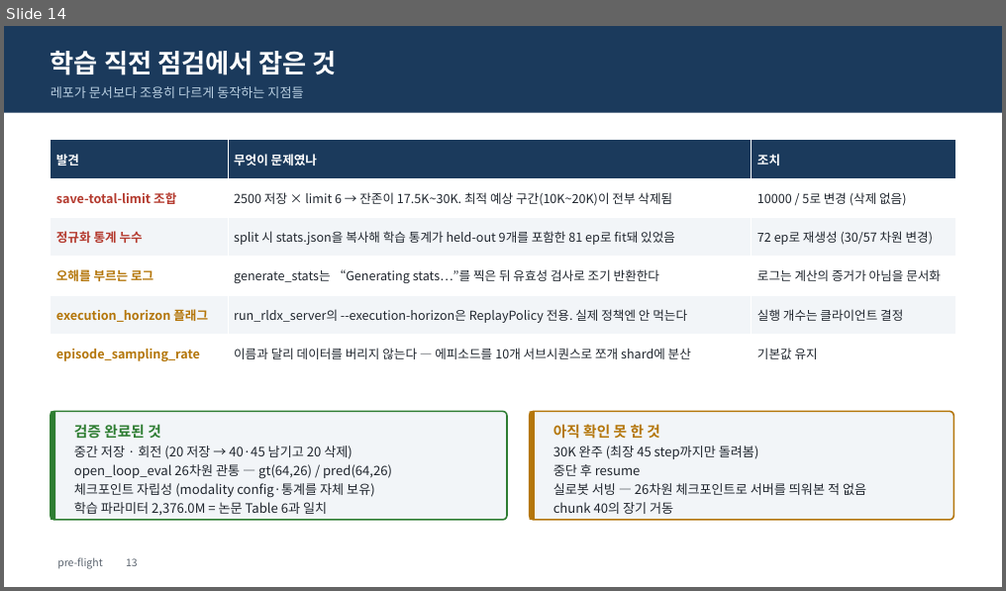
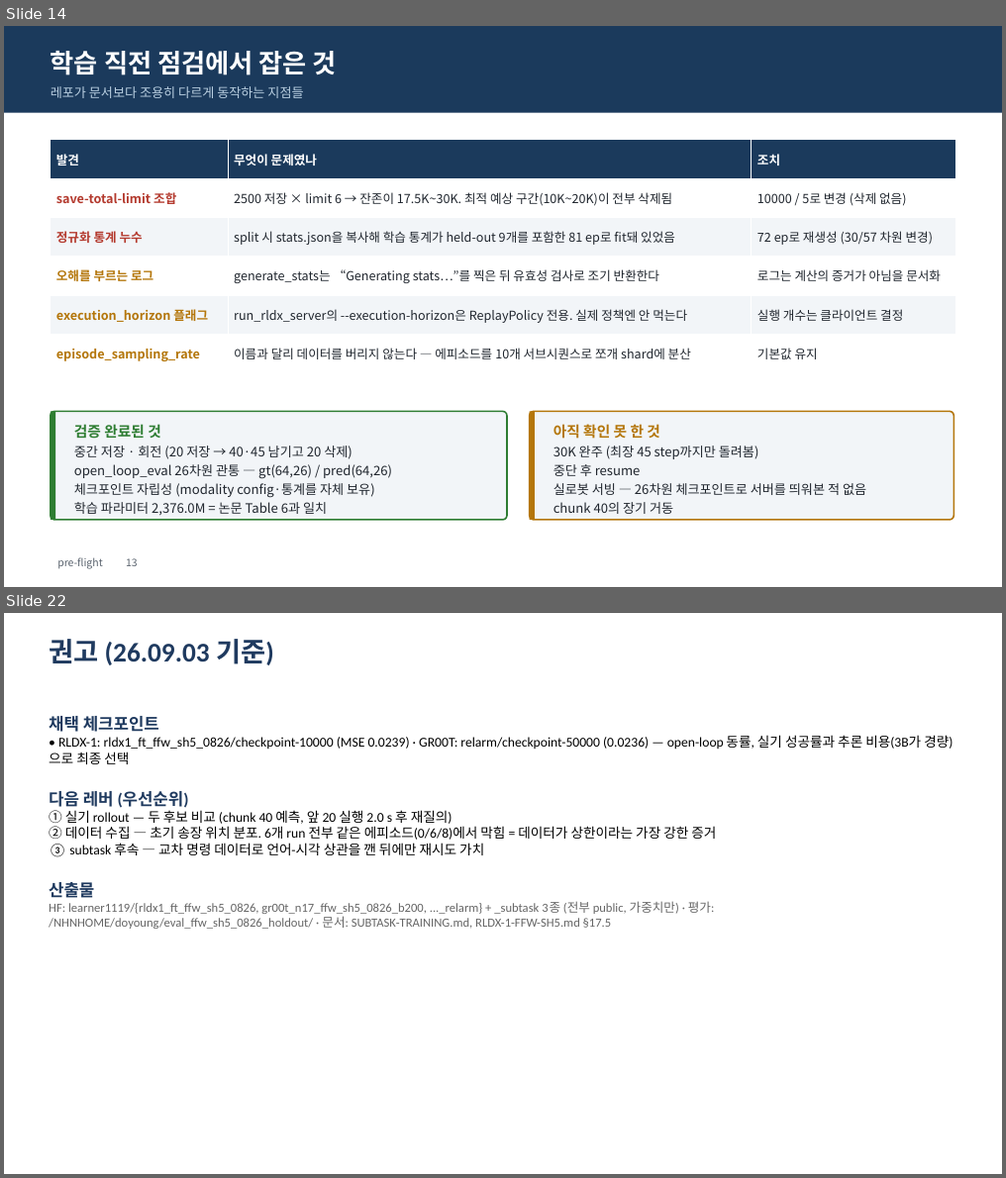
Before and after one commit to KimDoYoung1997/RLDX-1, a slide deck: FFW-SH5-0826-finetune-briefing.pptx. Shown one above the other, each under a label of ours: slide 14 before the commit, slides 14 and 22 after it; the slides between them are not shown. The pictures are 1006x591 and 1006x1178 pixels, drawn with LibreOffice and Linux fonts; fonts in the diff are those of the drawing. Boxes give left, top, right and bottom in pixels: in the first picture for what was removed or moved away, otherwise in the second. Text is boxed around its words. In the diff, an @@ line names an element or a change of style, - is before the commit and + after.

```diff
--- a/FFW-SH5-0826-finetune-briefing.pptx
+++ b/FFW-SH5-0826-finetune-briefing.pptx
@@ slide 22 added at (x1=4, y1=613, x2=1002, y2=1174), background #FFFFFF @@
@@ text added at (x1=49, y1=639, x2=274, y2=665), 26 pt, text #1F3A5F, bold @@
+권고 (26.09.03 기준)
@@ text added at (x1=49, y1=716, x2=952, y2=929), 13 pt, text #000000 @@
+채택 체크포인트
+• RLDX-1: rldx1_ft_ffw_sh5_0826/checkpoint-10000 (MSE 0.0239) · GR00T: relarm/checkpoint-50000 (0.0236) — open-loop 동률, 실기 성공률과 추론 비용(3B가 경량)으로 최종 선택
+다음 레버 (우선순위)
+① 실기 rollout — 두 후보 비교 (chunk 40 예측, 앞 20 실행 2.0 s 후 재질의)
+② 데이터 수집 — 초기 송장 위치 분포. 6개 run 전부 같은 에피소드(0/6/8)에서 막힘 = 데이터가 상한이라는 가장 강한 증거
+③ subtask 후속 — 교차 명령 데이터로 언어-시각 상관을 깬 뒤에만 재시도 가치
+산출물
+HF: learner1119/{rldx1_ft_ffw_sh5_0826, gr00t_n17_ffw_sh5_0826_b200, ..._relarm} + _subtask 3종 (전부 public, 가중치만) · 평가: /NHNHOME/doyoung/eval_ffw_sh5_0826_holdout/ · 문서: SUBTASK-TRAINING.md, RLDX-1-FFW-SH5.md §17.5
```
Also in this commit, not shown: 5 slides changed, 5 other slides added, 1 slide removed, 3 other files.
